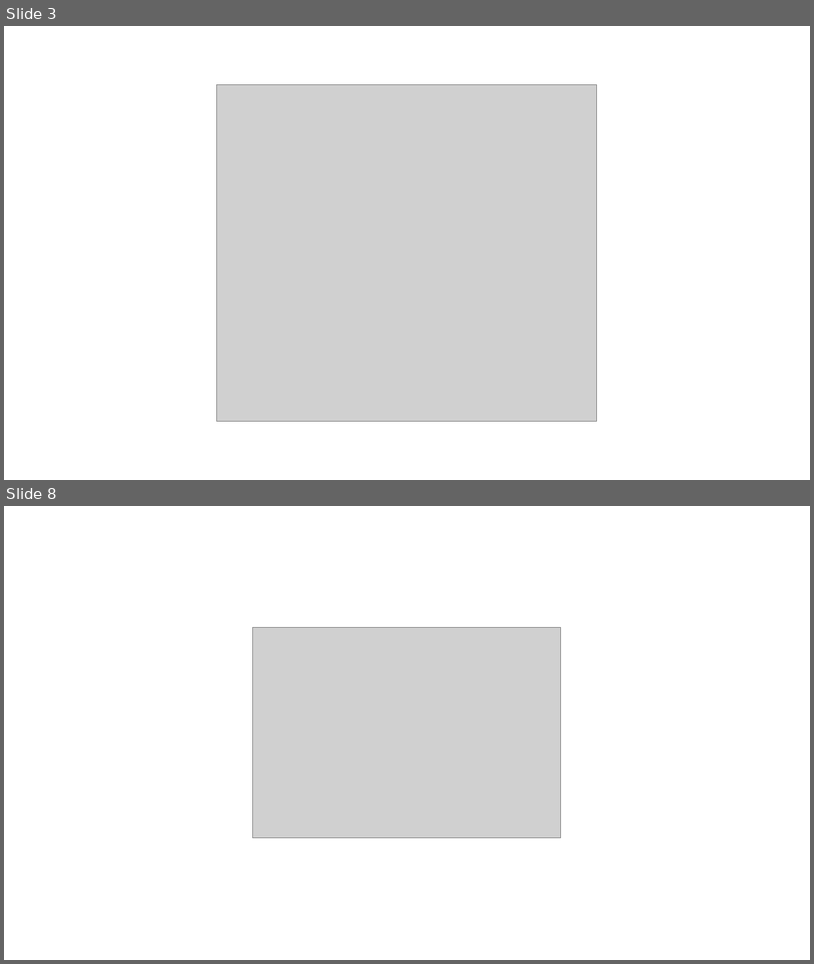
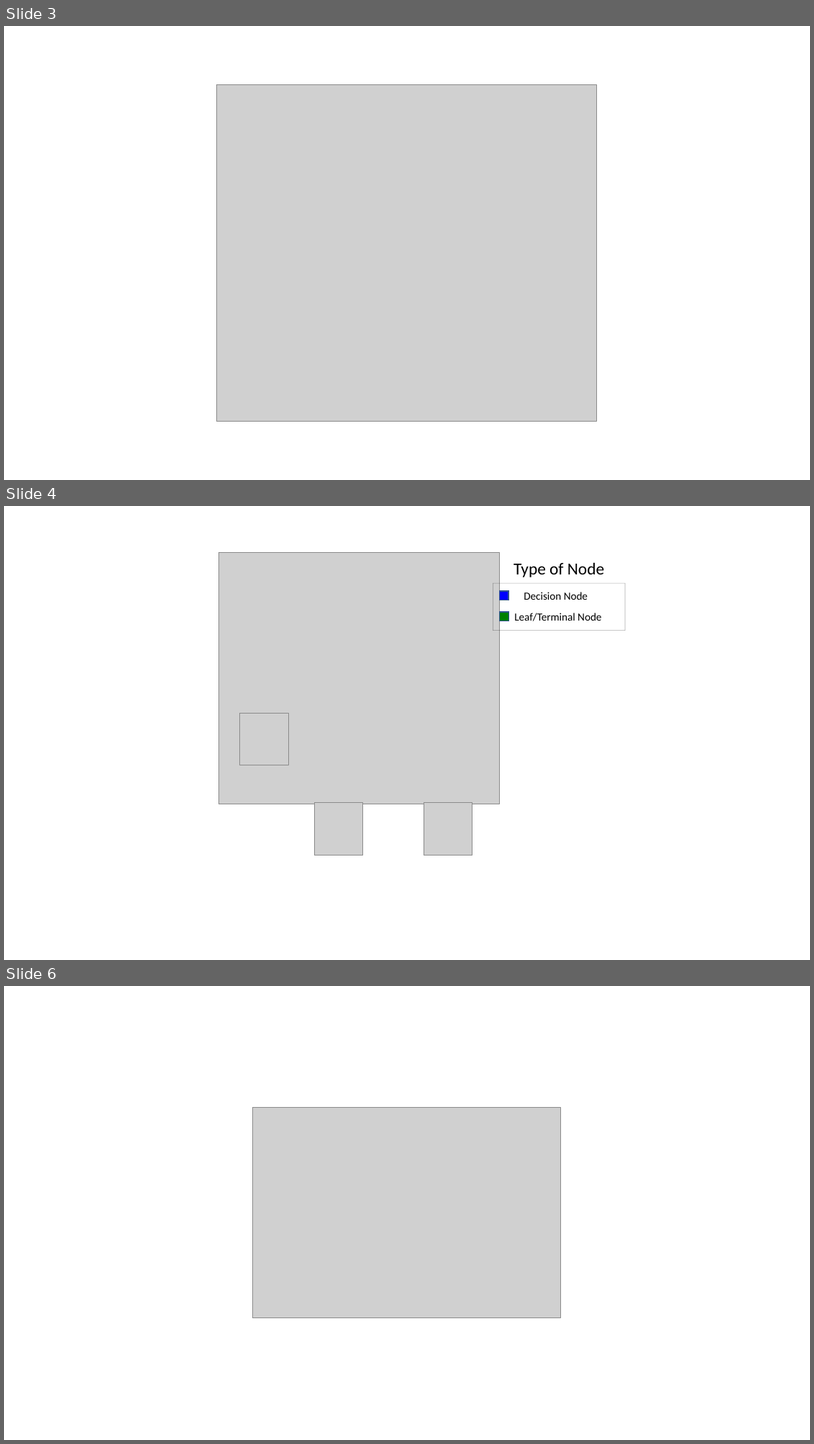
Before and after one commit to mGalarnyk/Python_Tutorials, a slide deck: Sklearn/DecisionTrees/powerpoint/DecisionComparison.pptx. Shown one above the other, each under a label of ours: slides 3 and 8 before the commit, slides 3, 4 and 6 after it; the slides between them are not shown. The pictures are 814x964 and 814x1444 pixels, drawn with LibreOffice and Linux fonts; fonts in the diff are those of the drawing; grey boxes stand for pictures. Boxes give left, top, right and bottom in pixels: in the first picture for what was removed or moved away, otherwise in the second. Text is boxed around its words. In the diff, an @@ line names an element or a change of style, - is before the commit and + after.

Commit message:
Updated main decision tree to be uniform with second image. Text is now color coded according to decision root

```diff
--- a/Sklearn/DecisionTrees/powerpoint/DecisionComparison.pptx
+++ b/Sklearn/DecisionTrees/powerpoint/DecisionComparison.pptx
@@ slide 4 added at <box>4,506,810,960</box>, background #FFFFFF @@
@@ group added at <box>219,553,626,855</box>: 4 pictures, 3 rectangles, 3 texts @@
+Decision Node
+Leaf/Terminal Node
+Type of Node
@@ what was slide 8 is now slide 6 @@
```
Also in this commit, not shown: 1 other slide added, 17 other files.
